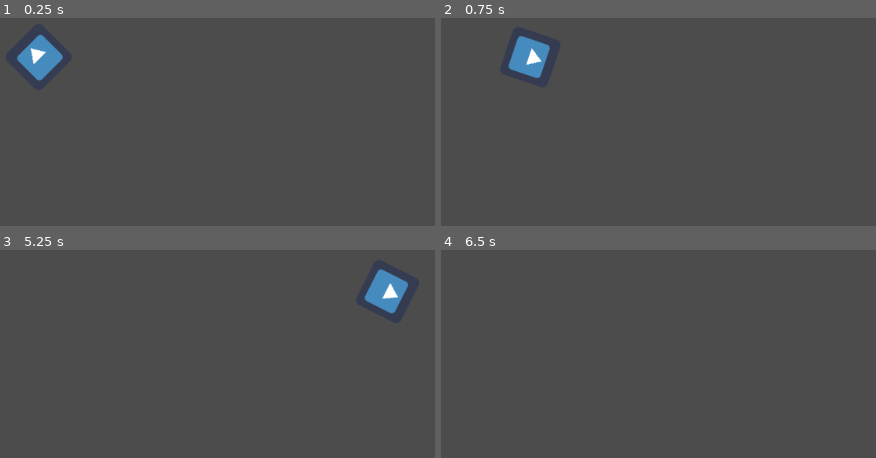
Above: before the commit, frames 1-4 (two rows, left to right).
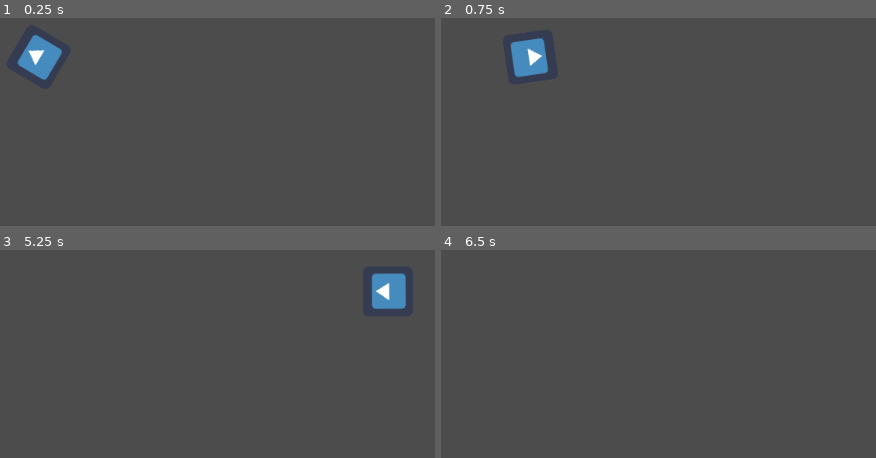
Above: after the commit, the same moments.

Repository: LadyVolk/The-Modern-Triad
Game: Godot game, scene res://Level.tscn
Two runs of this game, one before a commit and one after it. Both use one fixed random seed, a clock stepped at 60 frames per second and the inputs below. The engine's default icon, where the game draws it, is replaced by a stand-in: a white triangle on a blue panel in a dark square.
Inputs (mouse positions are in pixels of both pictures, inside the frame that each line leads up to):
- Up to frame 1 (0.25 s): no input
- Up to frame 2 (0.75 s): tap Enter at 0.5 s; move the mouse to (662, 36) at 0.52 s; hold D (player_right) from 0.53 s (still down); hold Space (player_dash) from 0.53 s (still down)
- Up to frame 3 (5.25 s): move the mouse to (outside the picture) at 1.27 s; release D (player_right) at 1.28 s; release Space (player_dash) at 1.28 s; hold S (player_down) 1.28-2.03 s; tap Space (player_dash) at 1.35, 2, 2.85, 3.5, 4.35, 5 s; move the mouse to (outside the picture) at 2.02 s; hold D (player_right) 2.03-2.78 s; hold Space (player_dash) 2.03-2.78 s; tap Enter at 2.75, 4.25 s; move the mouse to (8, 387) at 2.77 s; hold W (player_up) 2.78-3.53 s; move the mouse to (287, 362) at 3.52 s; hold Space (player_dash) 3.53-4.28 s; hold A (player_left) 3.53-5.03 s; move the mouse to (outside the picture) at 4.27 s; move the mouse to (87, 293) at 5.02 s; hold S (player_down) from 5.03 s (still down); hold Space (player_dash) from 5.03 s (still down)
- Up to frame 4 (6.5 s): move the mouse to (outside the picture) at 5.77 s; release S (player_down) at 5.78 s; release Space (player_dash) at 5.78 s; hold D (player_right) from 5.78 s (still down); tap Space (player_dash) at 5.85 s

The runs differ from the first frame. In frame 1, 0.4% of the frame differs, in the area x 3-15%, y 7-31%; in frame 2, 0.6%; in frame 3, 0.7%, in the area x 83-94%, y 9-31%; in frame 4, nothing differs.

Commit message:
getting right player position for mouse rotation

Diff:
--- a/game/Player.gd
+++ b/game/Player.gd
@@ -44,7 +44,7 @@
 func get_player_direction():
 
 	var mouse_pos = get_viewport().get_mouse_position()
-	var center_player = $TextureRect.rect_size/2
+	var center_player = $TextureRect.rect_size/2 + global_position
 
 	return  (mouse_pos - center_player).normalized()
 
